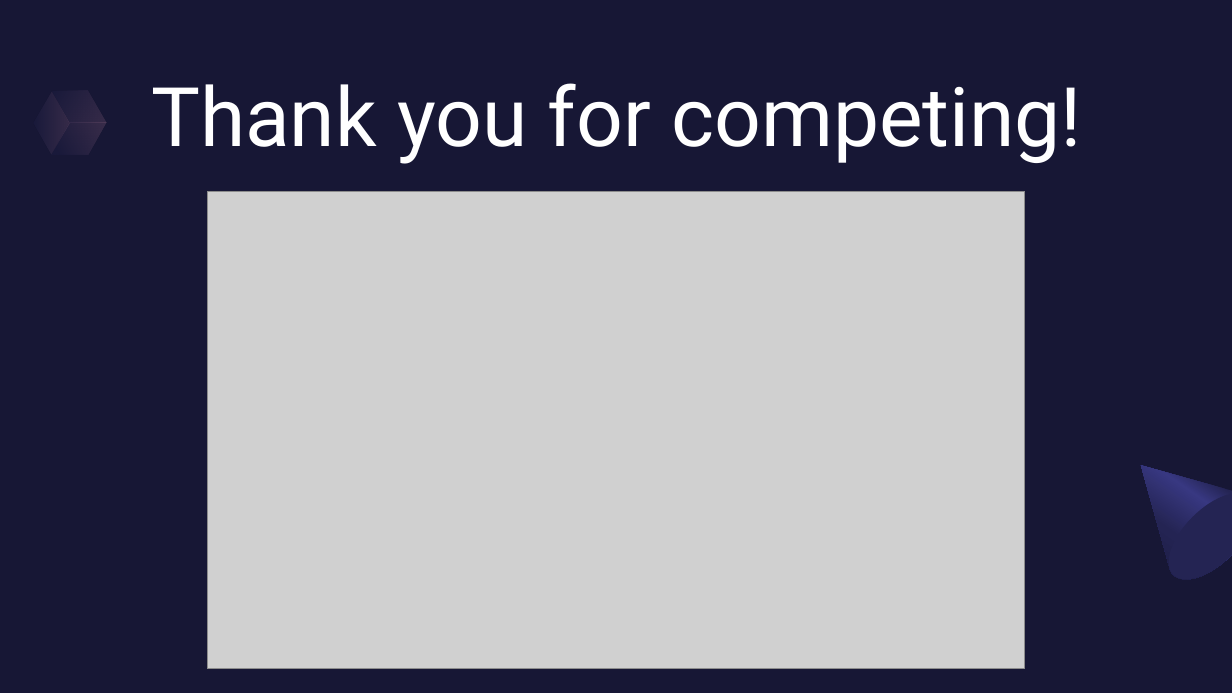
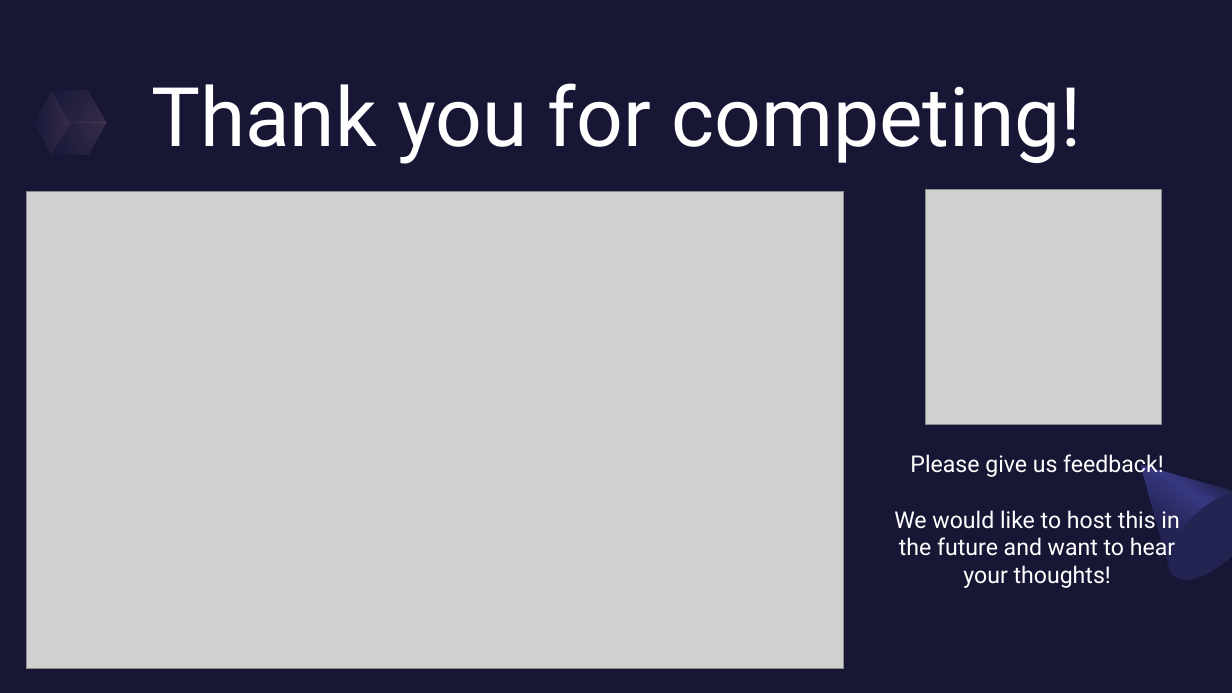
Before and after one commit to ohio-software-development/software-speedrun-game-dev-track, a slide deck: slide 10 of software-speedrun-pygame.pptm. Drawn at 1232x693 pixels with LibreOffice and Linux fonts; fonts in the diff are those of the drawing; grey boxes stand for pictures. Boxes give left, top, right and bottom in pixels: in the first picture for what was removed or moved away, otherwise in the second. Text is boxed around its words. In the diff, an @@ line names an element or a change of style, - is before the commit and + after.

Commit message:
Added feedback qrcode

```diff
--- a/software-speedrun-pygame.pptm
+++ b/software-speedrun-pygame.pptm
@@ picture: place and size @@
-picture at [207, 191, 1025, 669]
+picture at [26, 191, 844, 669]
@@ picture added at [925, 189, 1161, 425] @@
@@ text added at [894, 454, 1179, 588], 18 pt, text #FFFFFF @@
+Please give us feedback!
+We would like to host this in the future and want to hear your thoughts!
```
